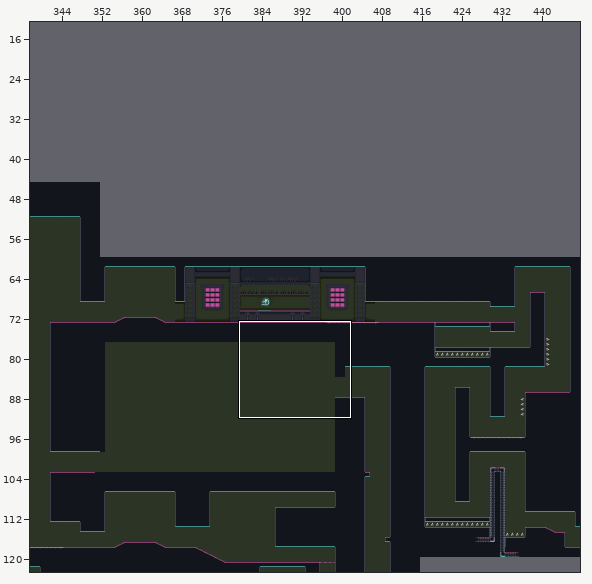
Tiled map: maps/temple3.tmx. The first picture is a wide view before the edit; the outline marks the close-up.
Close-up. Old version:
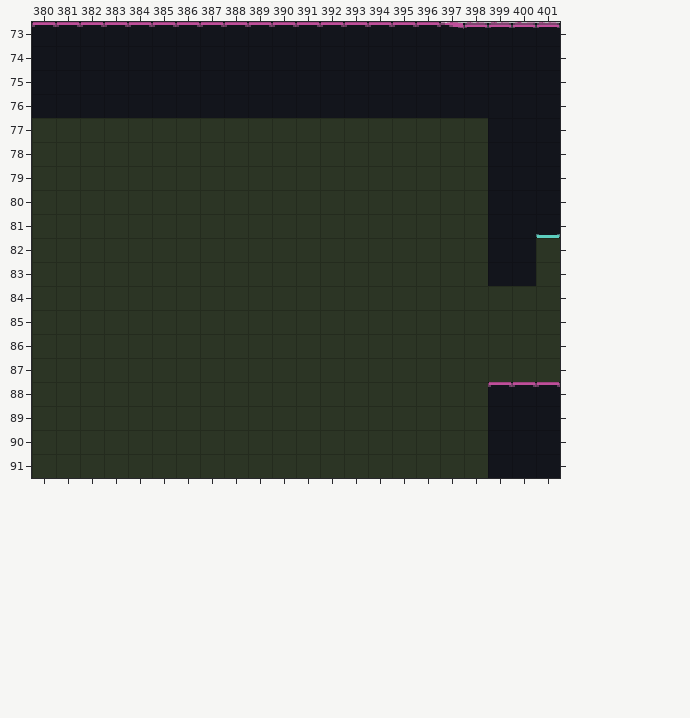
Cells are 16x16 px. Shown: x 380..401, y 73..91. The commit also changed other parts of the map, which this record leaves out.
The result:
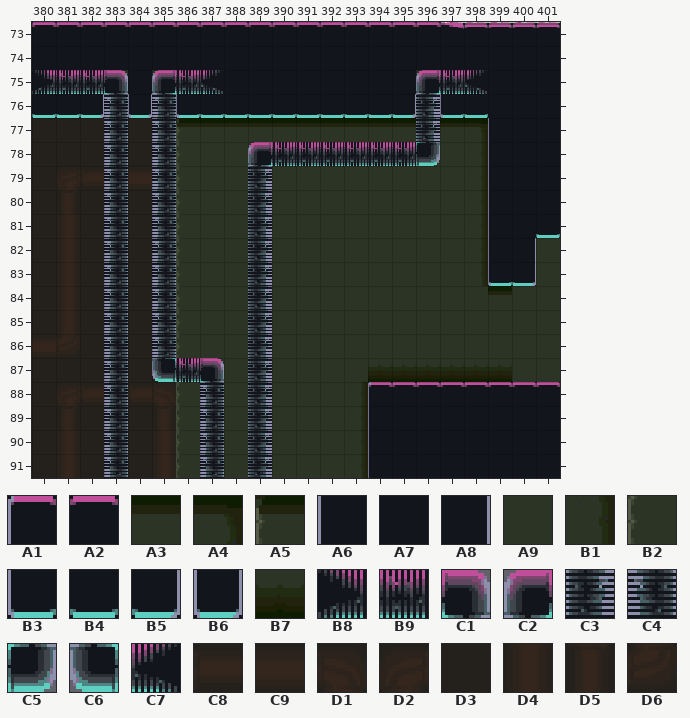
Key: from "temple3": A1 0, A2 1, A3 23, A4 24, A5 28 flipped left-right, A6 32, A7 33, A8 38, A9 55, B1 56, B2 57, B3 64, B4 65, B5 70, B6 71, B7 119, B8 256, B9 257, C1 259, C2 259 flipped left-right, C3 291, C4 291 flipped left-right, C5 323, C6 323 flipped left-right, C7 353, C8 435, C9 436, D1 437, D2 437 flipped left-right, D3 438, D4 469, D5 501, D6 533.
__ is an empty cell.
Change:
Layer "far":
Tile A9 gives way to one hidden under a higher layer in row 77 at x 383, 385 and 396; in rows 78 to 86 at x 383 and 385; in row 87 at x 383 and 386; in rows 88 to 91 at x 383.
Tile A3 replaces tile A9 in row 77 at x 387 to 395 and 397; in row 84 at x 399.
Tile A4 replaces tile A9 in row 77 at x 398.
Tile A5 replaces tile A9 in row 77 at x 386.
Tile B1 replaces tile A9 in rows 78 to 83 at x 398; in rows 88 to 91 at x 393.
Tile B2 replaces tile A9 in rows 78 to 86 at x 386; in rows 88 to 91 at x 386.
Tile B7 replaces tile A9 in row 87 at x 394 to 399.
Tile C8 replaces tile A9 in row 79 at x 382; in row 88 at x 382 and 384.
Tile C9 replaces tile A9 in row 79 at x 384; in row 86 at x 380.
Tile D1 replaces tile A9 in row 88 at x 385.
Tile D2 replaces tile A9 in row 79 at x 381; in row 88 at x 381.
Tile D3 replaces tile A9 in rows 77 to 78 at x 380 to 382 and 384; in row 79 at x 380; in rows 80 to 85 at x 380, 382 and 384; in row 86 at x 382 and 384; in row 87 at x 380 to 382 and 384 to 385; in row 88 at x 380.
Tile D3 replaces tile A9 in rows 89 to 91 at x 380, 382 and 384.
Tile D4 replaces tile A9 in rows 81 to 85 at x 381; in rows 90 to 91 at x 381 and 385.
Tile D5 replaces tile A9 in row 80 at x 381; in row 89 at x 381 and 385.
Tile D6 replaces tile A9 in row 86 at x 381.
Layer "front":
Tile A1 is added in row 88 at x 394.
Tile A2 is added in row 88 at x 395 to 398.
Tile A6 replaces tile A7 in rows 77 to 82 at x 399.
Tile A6 is added in rows 89 to 91 at x 394.
Tile A7 is added in rows 89 to 91 at x 395 to 398.
Tile A8 replaces tile A7 in row 82 at x 400.
Tile B3 replaces tile A7 in row 76 at x 386 and 397; in row 83 at x 399.
Tile B4 replaces tile A7 in row 76 at x 380 to 381, 387 to 394 and 398.
Tile B5 replaces tile A7 in row 76 at x 382 and 395; in row 83 at x 400.
Tile B6 replaces tile A7 in row 76 at x 384.
Tile B8 replaces tile A7 in row 75 at x 380.
Tile B9 replaces tile A7 in row 75 at x 381 to 382, 386 and 397.
Tile B9 is added in row 78 at x 390 to 395; in row 87 at x 386.
Tile C1 replaces tile A7 in row 75 at x 383.
Tile C1 is added in row 87 at x 387.
Tile C2 replaces tile A7 in row 75 at x 385 and 396.
Tile C2 is added in row 78 at x 389.
Tile C3 replaces tile A7 in row 76 at x 396.
Tile C3 is added in row 77 at x 396; in rows 79 to 91 at x 389.
Tile C4 replaces tile A7 in row 76 at x 383 and 385.
Tile C4 is added in rows 77 to 86 at x 383 and 385; in row 87 at x 383; in rows 88 to 91 at x 383 and 387.
Tile C5 is added in row 78 at x 396.
Tile C6 is added in row 87 at x 385.
Tile C7 replaces tile A7 in row 75 at x 387 and 398.
